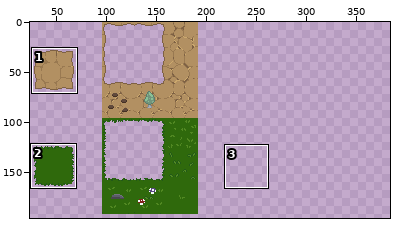
File history of a pixel-art file, assets/tilesets/green_cave.aseprite. The first picture is a wide view before the edit; the outline marks the close-up.
Close-up. The starting point:
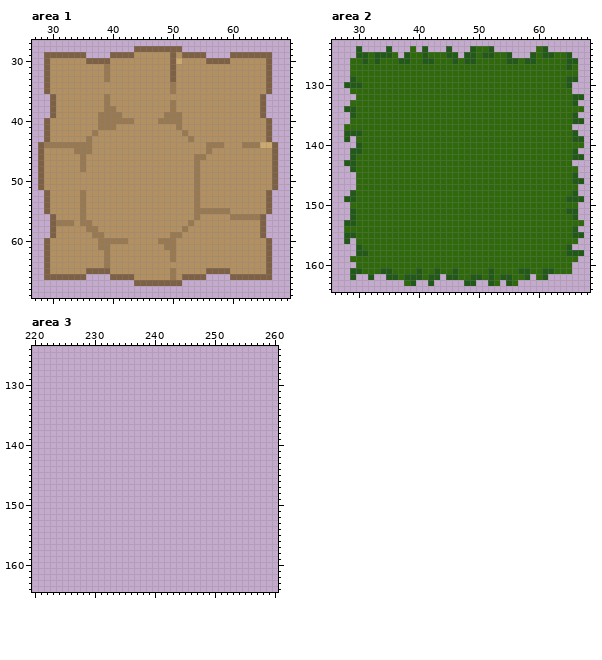
320x320 pixels, 1 frame. Shown: area 1: x 27..69, y 27..69; area 2: x 26..68, y 123..164; area 3: x 220..260, y 124..164. The old version is drawn lined up with the new one, on the new canvas. The wide view leaves out empty margins. The commit also changed other parts of the picture, which this record leaves out.
New version:
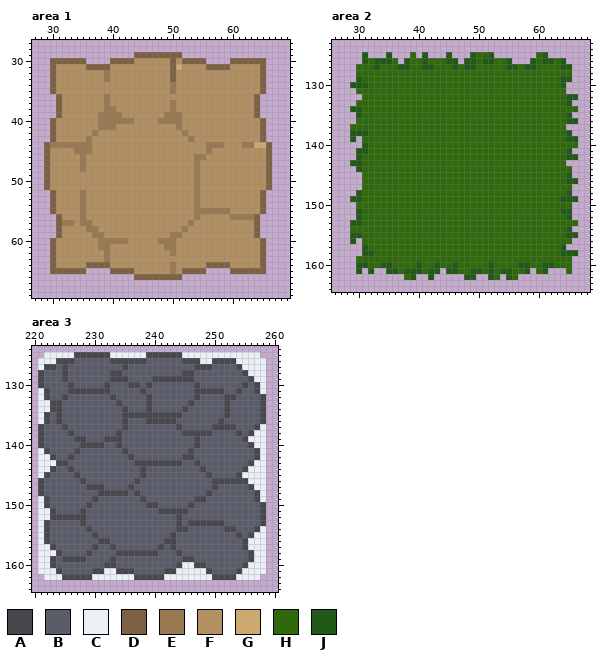
Palette (. is transparent): A #48474d  B #5b5c69  C #ebf0f6  D #7e6144  E #997951  F #b29062  G #cca96e  H #2f690c  J #225918
What changed:
canvas 320x320 -> 384x320
Area 1:
y 28: x 44..51 DDDDDDDD -> ........
y 29: x 29..35 DDDDDDD -> .......; x 40..49 DDDDFFFFFF -> ....DDDDDD; x 51..55 FDDDD -> D....; x 60..66 DDDDDDD -> .......
y 30: x 29..43 DFFFFFFDDDDFFFF -> .DDDDDD....DDDD; x 51..66 GFFFFDDDDFFFFFFD -> FDDDD....DDDDDD.
y 31: x 29..30 DF -> .D; x 36..39 FFFE -> DDDD; x 51 F -> G; x 56..59 FFFF -> DDDD; x 65..66 FD -> D.
y 32..35: x 29..30 DF -> .D; x 65..66 FD -> D.
y 36..39: x 30..31 DF -> .D; x 64..65 FD -> D.
y 40..43: x 29..30 DF -> .D; x 65..66 FD -> D.
y 44: x 28..29 DE -> .D; x 64 E -> G; x 66..67 GD -> D.
y 45..51: x 28..29 DF -> .D; x 66..67 FD -> D.
y 52..55: x 29..30 DF -> .D; x 65..66 FD -> D.
y 56: x 30..31 DF -> .D; x 64..65 ED -> D.
y 57: x 30..31 DE -> .D; x 64..65 FD -> D.
y 58..59: x 30..31 DF -> .D; x 64..65 FD -> D.
y 60..62: x 29..30 DF -> .D; x 65..66 FD -> D.
y 63: x 29..30 DF -> .D; x 50 E -> F; x 65..66 FD -> D.
y 64: x 29..30 DF -> .D; x 36..39 FFFE -> DDDD; x 50 F -> E; x 56..59 FFFF -> DDDD; x 65..66 FD -> D.
y 65: x 29..43 DFFFFFFDDDDFFFF -> .DDDDDD....DDDD; x 52..66 FFFFDDDDFFFFFFD -> DDDD....DDDDDD.
y 66: x 29..35 DDDDDDD -> .......; x 40..55 DDDDFFFFFFEFDDDD -> ....DDDDDDDD....; x 60..66 DDDDDDD -> .......
y 67: x 44..51 DDDDDDDD -> ........
Area 2:
y 124: x 30 J -> .; x 35 J -> .; x 39 H -> .; x 41 J -> .; x 45 J -> .; x 49..52 JHHJ -> ....; x 60..61 HJ -> ..
y 125: x 30 J -> .; x 32..34 HJJ -> ...; x 36 H -> .; x 38 J -> .; x 40 H -> .; x 42..44 HHH -> ...; x 46 J -> .; x 48 J -> .; x 51 J -> H; x 53..55 HHJ -> ...; x 59 J -> .; x 62..65 JHHJ -> ....
y 126: x 29..30 HH -> ..; x 34..35 HH -> JJ; x 37 J -> .; x 42 J -> H; x 45 H -> J; x 47 H -> .; x 51..52 HH -> JJ; x 56..58 JHJ -> ...; x 61..62 HH -> JJ; x 64..66 HJJ -> J..
y 127: x 29 H -> .; x 33 H -> J; x 37..38 HH -> JJ; x 41..42 HH -> JJ; x 46 H -> J; x 48..49 HH -> JJ; x 55..56 HH -> JJ; x 58..59 HH -> JJ; x 64 H -> J; x 66 H -> .
y 128: x 29 H -> .; x 66 H -> .
y 129: x 29..30 JH -> .J; x 64 H -> J; x 66 J -> .
y 130: x 28 J -> .; x 31 H -> J; x 64..65 HJ -> J.
y 131: x 29 H -> .; x 65 H -> .
y 132: x 30 H -> .; x 65 H -> J; x 67 J -> .
y 133: x 29 H -> .; x 65..66 HJ -> J.
y 134: x 28 J -> .; x 30 H -> J; x 67 H -> .
y 135: x 29..30 JH -> .J; x 65..66 HJ -> J.
y 136: x 29 H -> .; x 65 H -> J; x 67 J -> .
y 137: x 28 H -> .; x 65 H -> .
y 138: x 28 J -> .; x 31 H -> J; x 65..66 HJ -> J.
y 139: x 28..30 J.H -> .J.; x 65 H -> J; x 67 J -> .
y 140: x 30..31 JH -> .J; x 67 H -> .
y 141: x 29 J -> .; x 31 H -> J; x 65..66 HJ -> J.
y 142: x 29..30 JH -> .J; x 65 H -> J; x 67 J -> .
y 143: x 28 J -> .; x 30 H -> J; x 65 H -> .
y 144: x 29..30 JH -> .J; x 66 H -> .
y 145: x 30 H -> .; x 65..66 HJ -> J.
y 146: x 30 H -> .; x 65 H -> J; x 67 J -> .
y 147: x 30 H -> .; x 66 H -> .
y 148: x 29..30 JH -> .J; x 65..66 HJ -> J.
y 149: x 28 J -> .; x 30 H -> J; x 64 H -> J; x 67 J -> .
y 150: x 29 H -> .; x 66 H -> .
y 151: x 29..30 JH -> .J; x 64 H -> J; x 66 J -> .
y 152: x 29..30 JH -> .J; x 65..66 HJ -> J.
y 153: x 28 J -> .; x 30 H -> J; x 67 H -> .
y 154: x 28 H -> .; x 65..66 HJ -> J.
y 155: x 28 J -> .; x 30 H -> J; x 65 H -> J; x 67 J -> .
y 156: x 28..30 J.H -> .J.; x 66 H -> .
y 157: x 30..31 JH -> .J; x 64..65 HJ -> J.
y 158: x 30 J -> .; x 32 H -> J; x 64 H -> J; x 67 J -> .
y 159: x 29 H -> .; x 66 H -> .
y 160: x 30..31 HH -> JJ; x 34..35 HH -> JJ; x 40 H -> J; x 43 H -> J; x 46 H -> J; x 52 H -> J; x 57..58 HH -> JJ; x 61..62 HH -> JJ
y 161: x 29 J -> .; x 31..34 HHHJ -> .J..; x 36 H -> J; x 38..39 HH -> JJ; x 42 H -> J; x 44..45 HH -> .J; x 49..50 HH -> JJ; x 54..55 HH -> JJ; x 57 J -> H; x 59 H -> .; x 62..64 JHH -> ...
y 162: x 29 J -> .; x 32 J -> .; x 35..38 JJHJ -> ...H; x 40..41 JH -> ..; x 43 J -> .; x 45..48 JJHH -> ...J; x 50..51 JH -> ..; x 54 J -> .; x 57..58 HJ -> ..; x 60..61 HJ -> ..
y 163: x 38..39 HJ -> ..; x 42 J -> .; x 48..49 JJ -> ..; x 52..53 JH -> ..; x 55..56 JH -> ..
Area 3:
y 125: x 222..257 .................................... -> CCCCCAAAAAACCCCCCAAAAAACCCCCCCCCCCCC
y 126: x 221..258 ...................................... -> CCCAAABBBBBBAAAAAABBBBBBAAACCAAAACCCCC
y 127: x 221..258 ...................................... -> CAABABBBBBBBBBABBBBBBBBBBBAAABBBBACCCC
y 128: x 221..258 ...................................... -> ABBBABBBBBBBAABBBBBBBBBBAABBBBBBBBACCC
y 129: x 221..258 ...................................... -> ABBBABBBBBBBAAABBBBAAAAAAABBBBBBBBBACC
y 130: x 221..258 ...................................... -> ABBBBABBBBBABBBAABABBBBBBBABBBBBBBABAC
y 131: x 221..258 ...................................... -> CABBBAAAAAAABBBBBABBBBBBBBAAAAABBABBAC
y 132: x 221..258 ...................................... -> CABBABBBBBBBABBBBBABBBBBBBABBBBAABBBBA
y 133: x 221..258 ...................................... -> CCAABBBBBBBBBABBBBABBBBBBABBBBBABBBBBA
y 134: x 221..258 ...................................... -> CCAABBBBBBBBBBABBBABBBBBABBBBBBABBBBBA
y 135: x 221..258 ...................................... -> CABABBBBBBBBBBAAAAAAAAAABBBBBBBABBBBBA
y 136: x 221..258 ...................................... -> CABABBBBBBBBBBABBBAAAAABBBBBBBABBBBBBA
y 137: x 221..258 ...................................... -> ABBBABBBBBBBBBABBBBBBBBABBBBBAAAABBBAC
y 138: x 221..258 ...................................... -> ABBBBABBBBBBBABBBBBBBBBBAAAAABBBBABACC
y 139: x 221..258 ...................................... -> ABBBBBAABBBAAABBBBBBBBBBBBABBBBBBBACCC
y 140: x 221..258 ...................................... -> ABBBBBBAAAABBABBBBBBBBBBBBABBBBBBBBACC
y 141: x 221..258 ...................................... -> CABBBBABBBBBBBABBBBBBBBBBABBBBBBBBBBAC
y 142: x 221..258 ...................................... -> CCABBABBBBBBBBBABBBBBBBBAABBBBBBBBBBAC
y 143: x 221..258 ...................................... -> CCCAABBBBBBBBBBBAAAAAAAABBABBBBBBBBACC
y 144: x 221..258 ...................................... -> CCABBABBBBBBBBBBBABBBBBBBBBABBBBBBACCC
y 145: x 221..258 ...................................... -> CABBBBABBBBBBBBBBABBBBBBBBBBABBBBACCCC
y 146: x 221..258 ...................................... -> ABBBBBBABBBBBBBBABBBBBBBBBBBBAAAAAACCC
y 147: x 221..258 ...................................... -> ABBBBBBBAAABBBBABBBBBBBBBBBBBABBBBBACC
y 148: x 221..258 ...................................... -> ABBBBBBBBBAAAAABABBBBBBBBBBBABBBBBBBAC
y 149: x 221..258 ...................................... -> CABBBBBBBABBBBBBBABBBBBBBBAABBBBBBBBAC
y 150: x 221..258 ...................................... -> CABBBBBBABBBBBBBBBAABBBBBABBBBBBBBBBBA
y 151: x 221..258 ...................................... -> CCABBBBABBBBBBBBBBBBAAAAABBBBBBBBBBBBA
y 152: x 221..258 ...................................... -> CCAAAAAABBBBBBBBBBBBBBBABBBBBBBBBBBBBA
y 153: x 221..258 ...................................... -> CABBBBBABBBBBBBBBBBBBBBABAAAAAABBBBBBA
y 154: x 221..258 ...................................... -> CABBBBBBABBBBBBBBBBBBBBAABBBBBBAABBBAC
y 155: x 221..258 ...................................... -> CABBBBBBBABBBBBBBBBBBBABBBBBBBBBBABACC
y 156: x 221..258 ...................................... -> CABBBBBBBBAABBBBBBBBBAABBBBBBBBBBBACCC
y 157: x 221..258 ...................................... -> CCABBBBBBABBABBBBBBBABABBBBBBBBBBBACCC
y 158: x 221..258 ...................................... -> CCCABBBBABBBBAAAAAAABBBABBBBBBBBBBBACC
y 159: x 221..258 ...................................... -> CCABAAAABBBBABBBBBBBBBBBAABBBBBBBBBACC
y 160: x 221..258 ...................................... -> CCABBBBBBBBAABBBBBBBBBBACCAABBBBBBACCC
y 161: x 221..258 ...................................... -> CCCABBBBBAACCAAABBBBBAACCCCCABBBBACCCC
y 162: x 222..257 .................................... -> CCCAAAAACCCCCCCAAAAACCCCCCCCAAAACCCC
